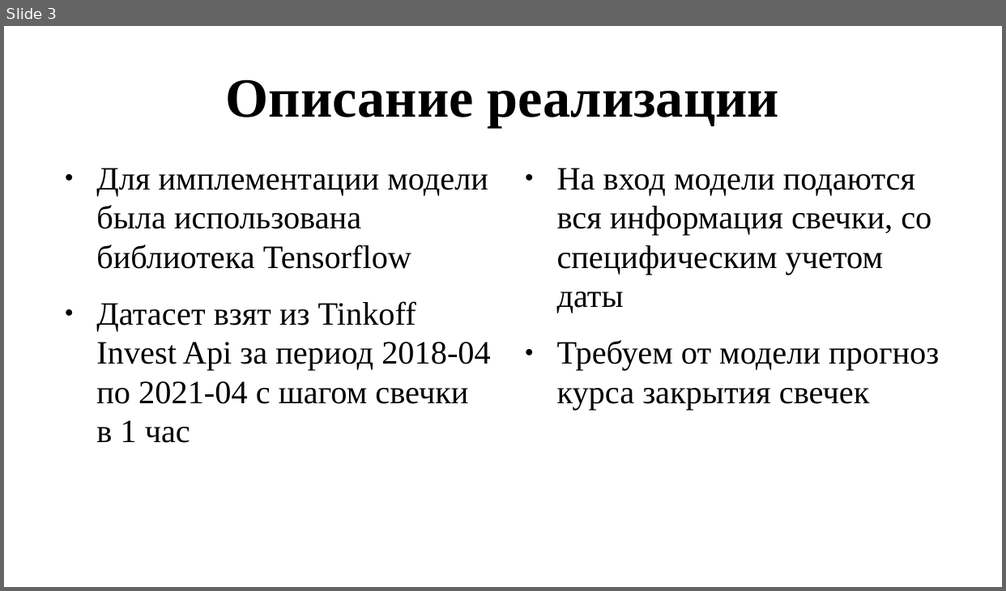
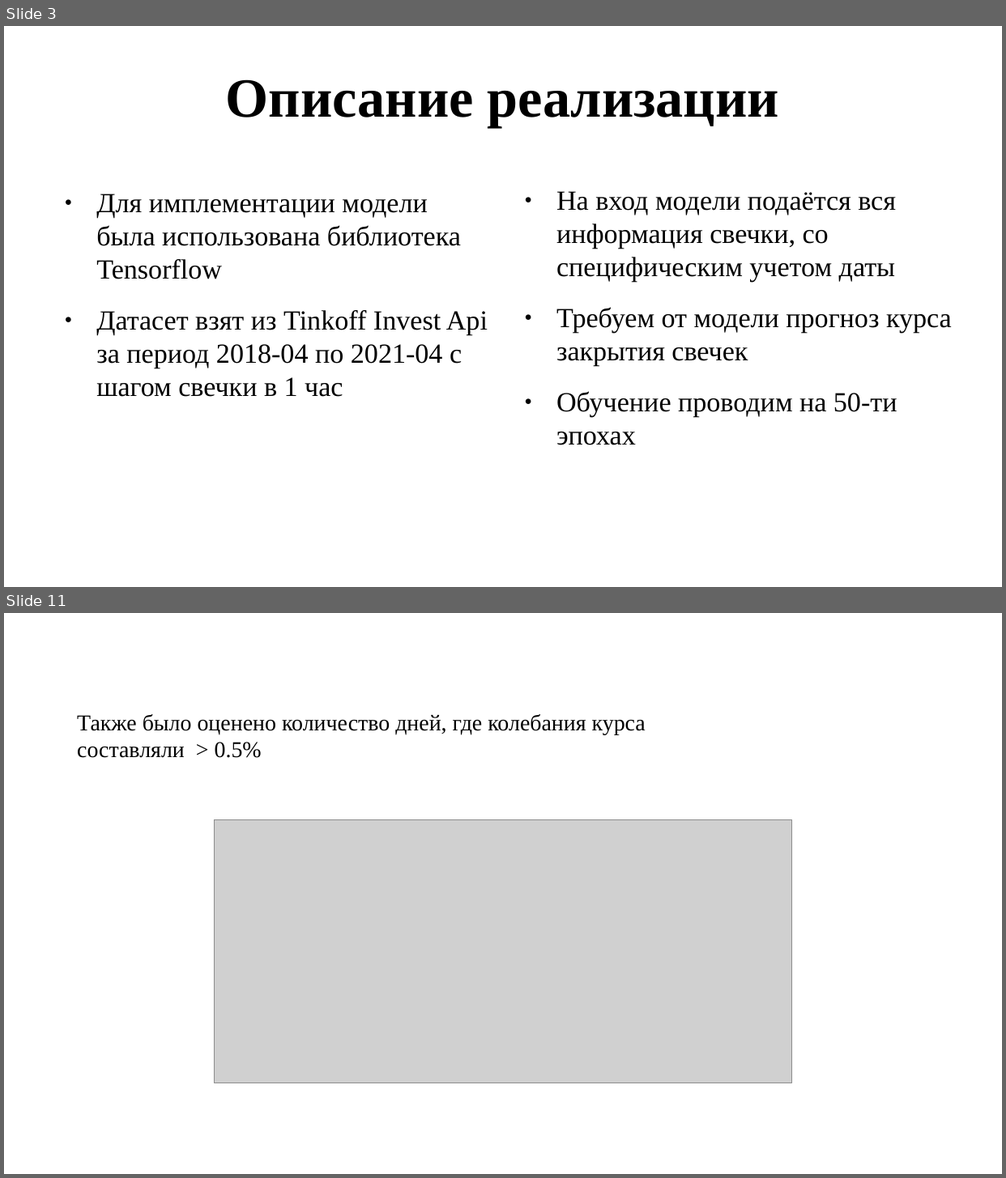
Before and after one commit to NOTfedos/neurorep, a slide deck: presa.pptx. Shown one above the other, each under a label of ours: slide 3 before the commit, slides 3 and 11 after it; the slides between them are not shown. The pictures are 1006x591 and 1006x1178 pixels, drawn with LibreOffice and Linux fonts; fonts in the diff are those of the drawing; grey boxes stand for pictures. Boxes give left, top, right and bottom in pixels: in the first picture for what was removed or moved away, otherwise in the second. Text is boxed around its words. In the diff, an @@ line names an element or a change of style, - is before the commit and + after.

```diff
--- a/presa.pptx
+++ b/presa.pptx
@@ slide 11 added at (4, 613, 1002, 1174), background #FFFFFF @@
@@ text added at (77, 714, 646, 758), 18 pt, text #000000 @@
+Также было оценено количество дней, где колебания курса составляли > 0.5%
@@ picture added at (214, 820, 792, 1083) @@
@@ slide 3 changed as well @@
@@ text "Для имплементации модели была использована ...": place and size @@
-text "Для имплементации модели была использована ..." at (96, 168, 491, 443)
+text "Для имплементации модели была использована ..." at (96, 194, 488, 397)
@@ text "Для имплементации модели была использована ..." at (96, 194, 488, 397): size 26 to 22 pt @@
@@ text "На вход модели подаётся вся ...": place and size @@
-text "На вход модели подаётся вся ..." at (557, 168, 939, 410)
+text "На вход модели подаётся вся ..." at (556, 191, 952, 446)
@@ text at (556, 191, 896, 282): text changed; size 26 to 22 pt @@
-● На вход модели подаются вся информация свечки, со специфическим учетом даты
+● На вход модели подаётся вся информация свечки, со специфическим учетом даты
@@ text at (556, 307, 952, 366): size 26 to 22 pt in "Требуем от модели прогноз курса закрытия свечек" @@
@@ text at (556, 391, 897, 446): paragraph added @@
+● Обучение проводим на 50-ти эпохах
```
Also in this commit, not shown: 8 other slides added, 1 slide removed, 35 other files.
